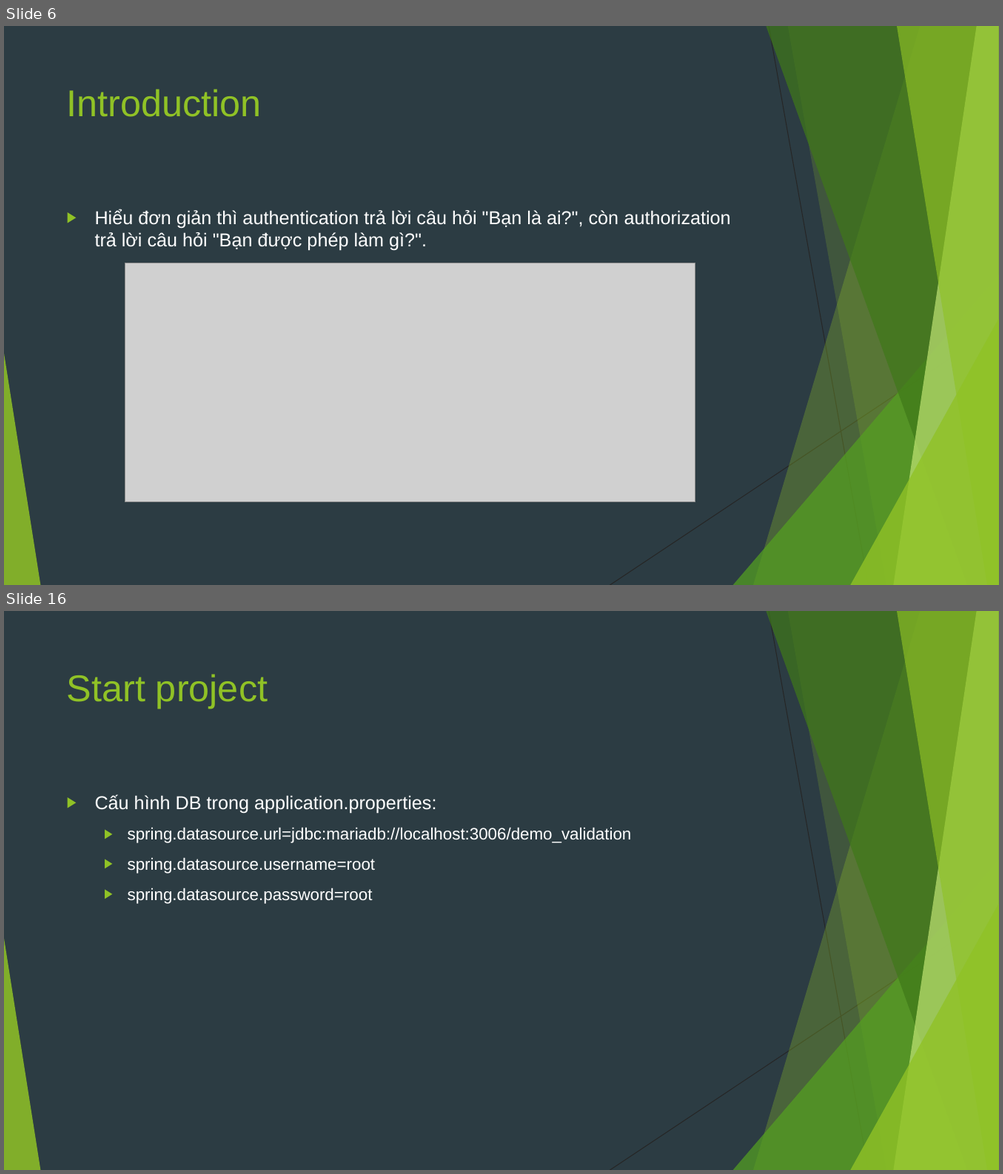
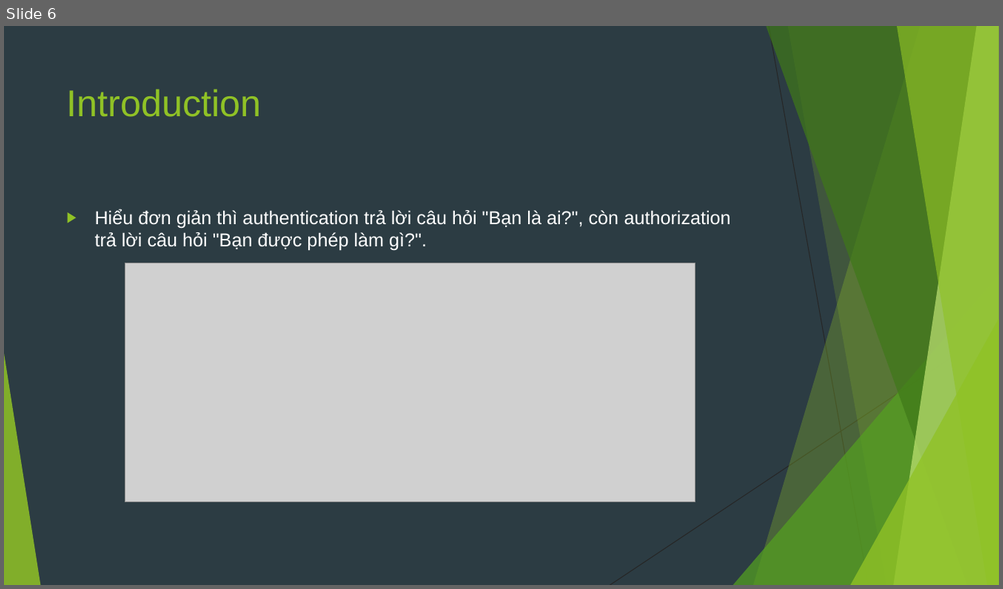
Before and after one commit to sobbingwind/SpringBoot, a slide deck: 09.Spring Security.pptx. Shown one above the other, each under a label of ours: slides 6 and 16 before the commit, slide 6 after it; the slides between them are not shown. The pictures are 1003x1174 and 1003x589 pixels, drawn with LibreOffice and Linux fonts; fonts in the diff are those of the drawing; grey boxes stand for pictures. Boxes give left, top, right and bottom in pixels: in the first picture for what was removed or moved away, otherwise in the second. Text is boxed around its words. In the diff, an @@ line names an element or a change of style, - is before the commit and + after.

```diff
--- a/09.Spring Security.pptx
+++ b/09.Spring Security.pptx
@@ slide 16 removed at bbox=[4, 611, 999, 1170], background #2C3C43; not listed: 10 template elements that a slide beside it also shows @@
@@ title removed at bbox=[67, 674, 267, 709] @@
-Start project
@@ text removed at bbox=[95, 795, 632, 904] @@
-▶ Cấu hình DB trong application.properties:
-  ▶ spring.datasource.url=jdbc:mariadb://localhost:3006/demo_validation
-  ▶ spring.datasource.username=root
-  ▶ spring.datasource.password=root
```
Also in this commit, not shown: 4 slides changed, 18 slides added, 5 other slides removed.
